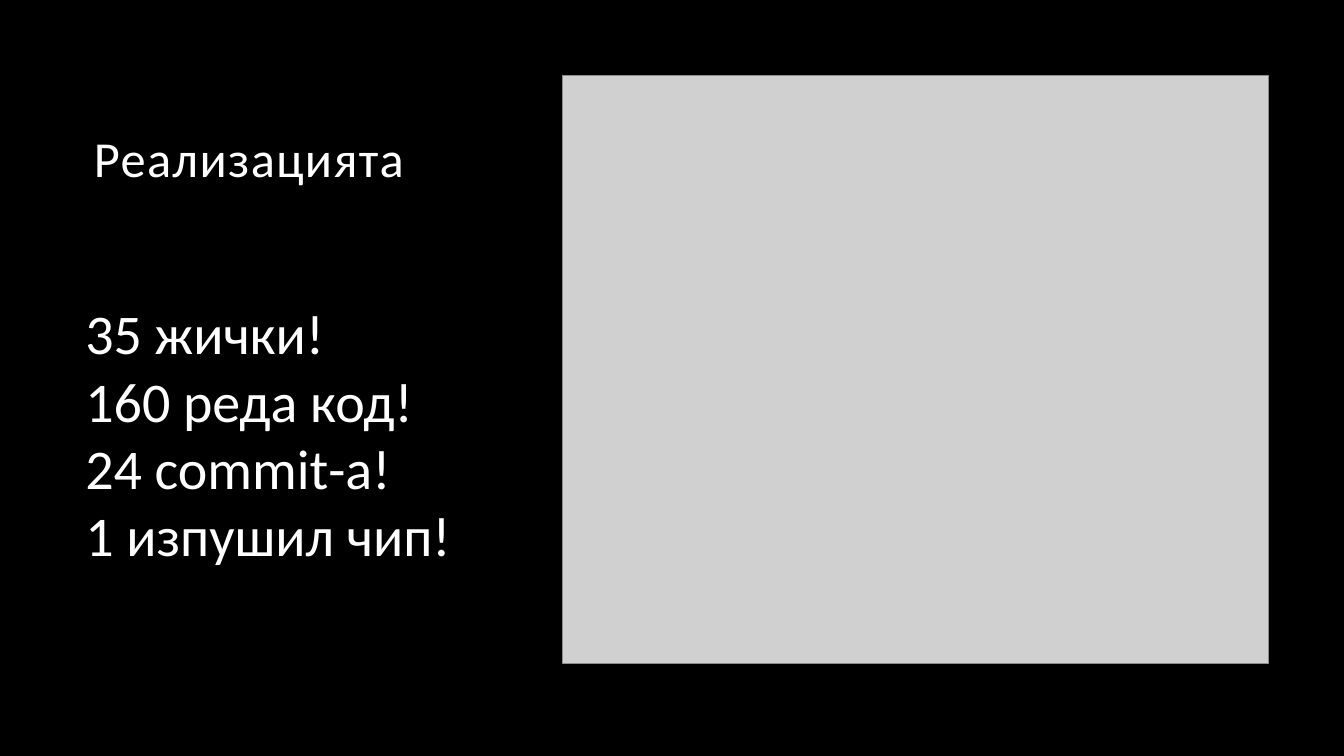
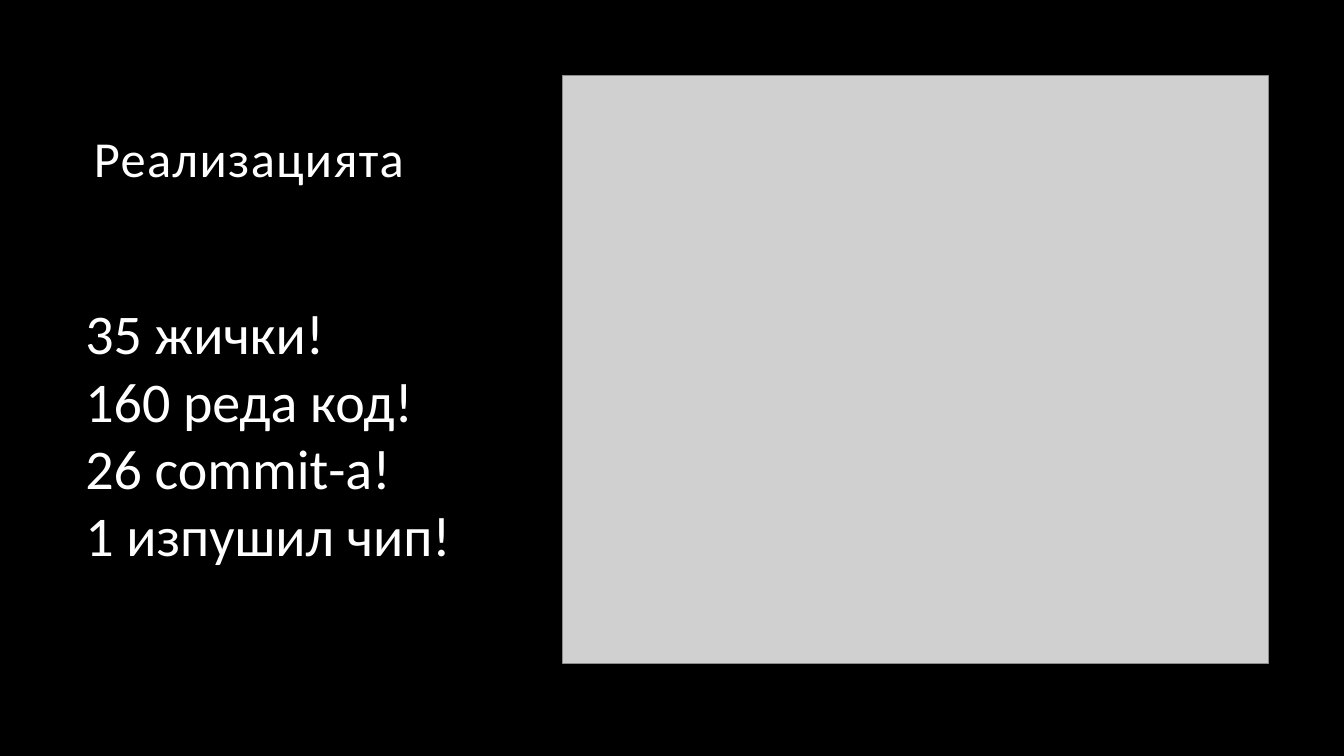
Before and after one commit to karinakozarova/Made2Make, a slide deck: slide 4 of Presentation_M2M.pptx. Drawn at 1344x756 pixels with LibreOffice and Linux fonts; fonts in the diff are those of the drawing; grey boxes stand for pictures; background and template pictures are left out. Boxes give left, top, right and bottom in pixels: in the first picture for what was removed or moved away, otherwise in the second. Text is boxed around its words. In the diff, an @@ line names an element or a change of style, - is before the commit and + after.

Commit message:
New version_presentation

```diff
--- a/Presentation_M2M.pptx
+++ b/Presentation_M2M.pptx
@@ text at (x1=85, y1=450, x2=391, y2=490): text changed @@
-24 commit-а!
+26 commit-а!
```
